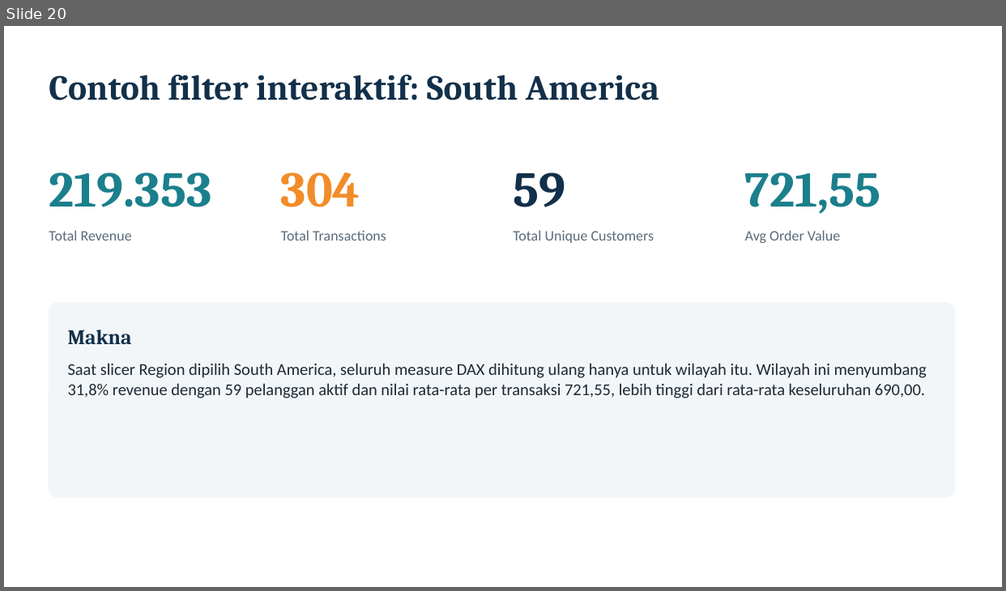
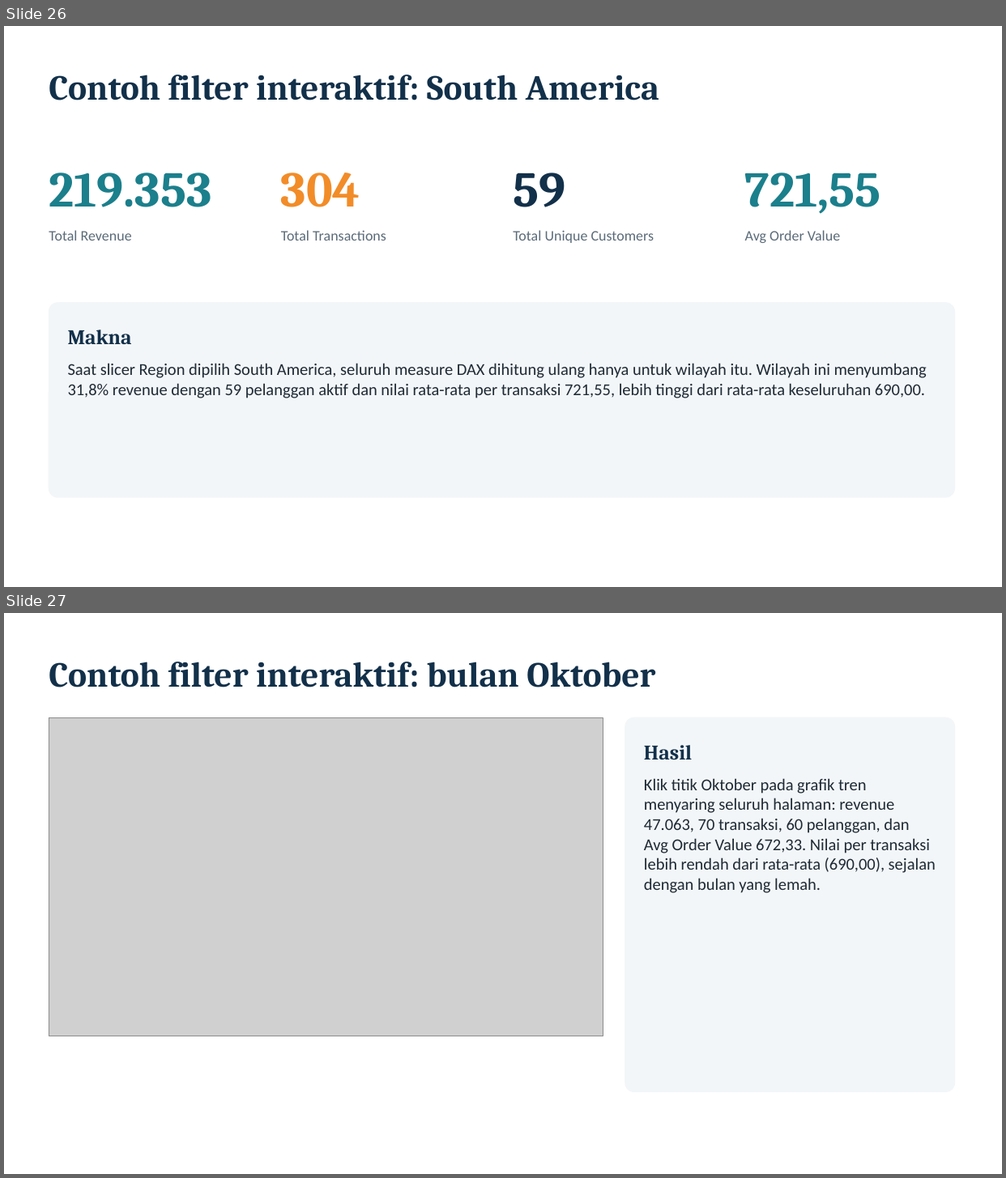
Before and after one commit to farhansech/EXACOUNT, a slide deck: output/EverMart_UTS_BDASC.pptx. Shown one above the other, each under a label of ours: slide 20 before the commit, slides 26 and 27 after it. The pictures are 1006x591 and 1006x1178 pixels, drawn with LibreOffice and Linux fonts; fonts in the diff are those of the drawing; grey boxes stand for pictures. Boxes give left, top, right and bottom in pixels: in the first picture for what was removed or moved away, otherwise in the second. Text is boxed around its words. In the diff, an @@ line names an element or a change of style, - is before the commit and + after.

```diff
--- a/output/EverMart_UTS_BDASC.pptx
+++ b/output/EverMart_UTS_BDASC.pptx
@@ slide 27 added at <box>4,613,1002,1174</box>, background #FFFFFF @@
@@ text added at <box>49,662,655,688</box>, 34 pt, text #12304A, bold @@
+Contoh filter interaktif: bulan Oktober
@@ picture added at <box>49,717,603,1037</box> @@
@@ rounded rectangle added at <box>625,717,955,1093</box>, fill #F3F6F8, outline #F3F6F8 1 pt @@
@@ text added at <box>644,745,692,760</box>, 20 pt, text #12304A, bold @@
+Hasil
@@ text added at <box>644,778,936,893</box>, 16 pt, text #1E2A35 @@
+Klik titik Oktober pada grafik tren menyaring seluruh halaman: revenue 47.063, 70 transaksi, 60 pelanggan, dan Avg Order Value 672,33. Nilai per transaksi lebih rendah dari rata-rata (690,00), sejalan dengan bulan yang lemah.
@@ what was slide 20 is now slide 26 @@
```
Also in this commit, not shown: 8 slides changed, 11 other slides added, 3 slides removed.
